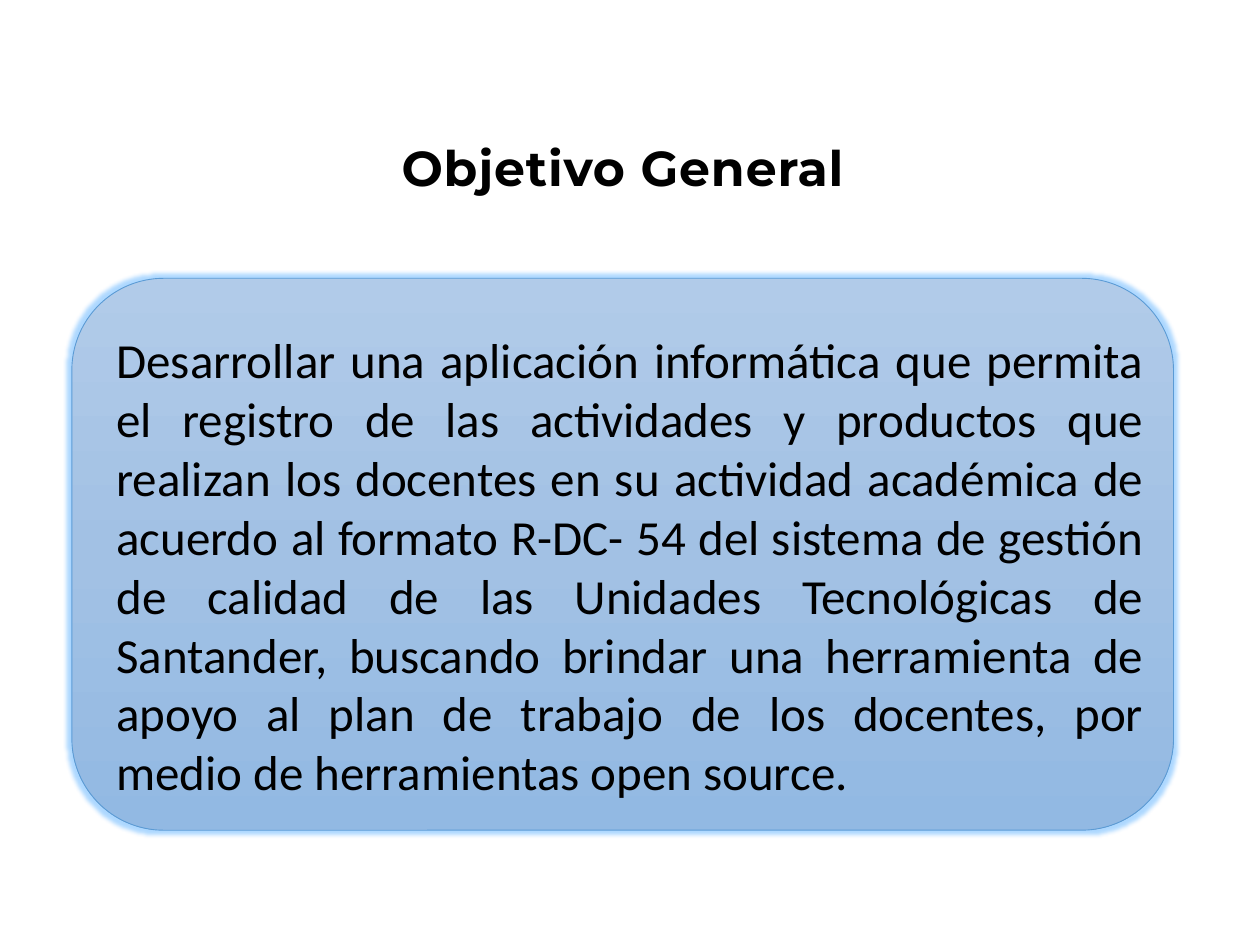
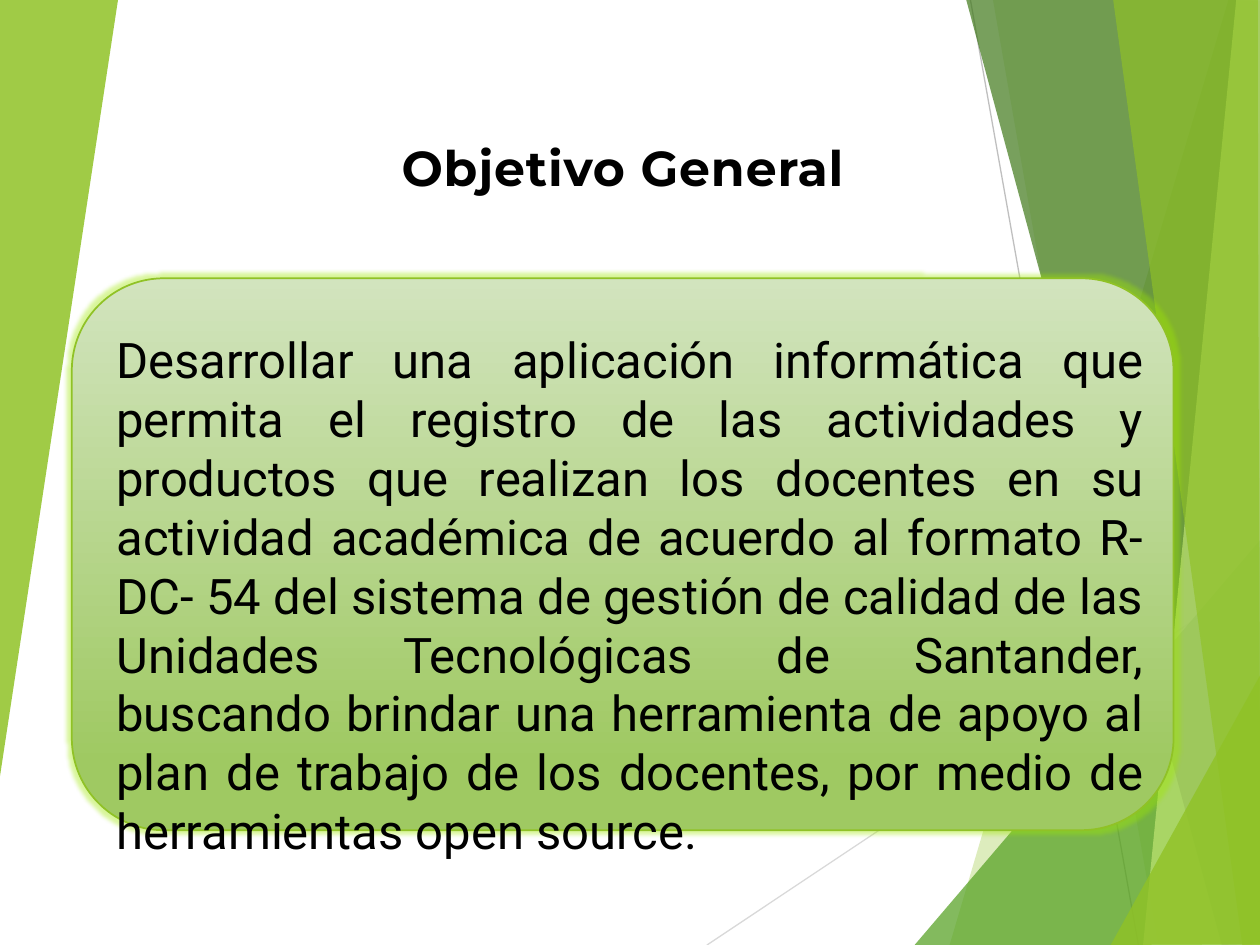
Before and after one commit to andy645jh/ProyectoGrado, a slide deck: slide 3 of extras/docs/rdc_presentacion.pptx (slide 4 before the commit). Drawn at 1260x945 pixels with LibreOffice and Linux fonts; fonts in the diff are those of the drawing. Boxes give left, top, right and bottom in pixels: in the first picture for what was removed or moved away, otherwise in the second. Text is boxed around its words. In the diff, an @@ line names an element or a change of style, - is before the commit and + after.

```diff
--- a/extras/docs/rdc_presentacion.pptx
+++ b/extras/docs/rdc_presentacion.pptx
@@ group added at box(0, 0, 1260, 945): 8 freeform shapes, 2 lines @@
@@ rounded rectangle at box(72, 278, 1173, 830): fill gradient #B1CBE9 to #A3C1E5 to #93B9E4 to gradient #D3E5BE to #A0C962; outline #5B9BD5 0.5 pt to #90C226 1 pt @@
@@ text "Desarrollar una aplicación informática que ..." at box(116, 340, 1144, 801): font Calibri to Roboto @@
```
Also in this commit, not shown: 8 other slides changed, 9 slides added, 5 slides removed.
